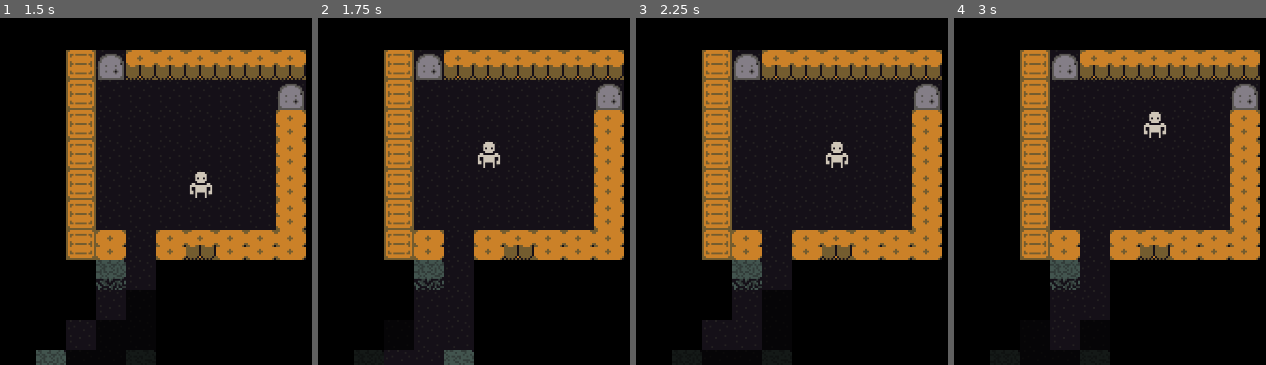
Above: before the commit, frames 1-4 (left to right).
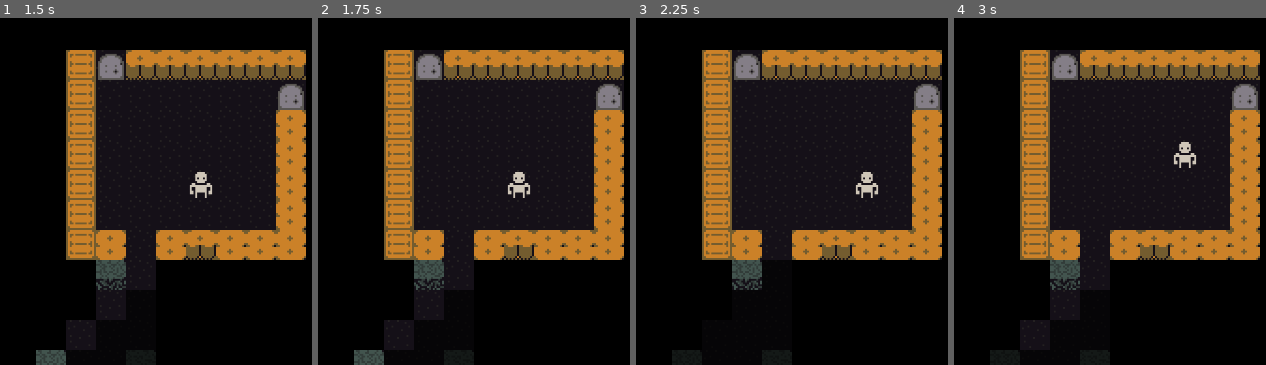
Above: after the commit, the same moments.

Repository: maxwell-github78/godot-roguelike
Game: Godot game, scene res://Game/game.tscn
Two runs of this game, one before a commit and one after it. Both use one fixed random seed, a clock stepped at 60 frames per second and the inputs below.
Inputs (mouse positions are in pixels of both pictures, inside the frame that each line leads up to):
- Up to frame 1 (1.5 s): tap Enter (ui_accept) at 0.5, 0.77, 0.8, 1.07, 1.25, 1.35 s; move the mouse to (outside the picture) at 0.52 s; hold Right (ui_right) 0.53-1.28 s; click (outside the picture) at 0.6 s; move the mouse to (outside the picture) at 1.27 s; hold Down (ui_down) from 1.28 s (still down)
- Up to frame 2 (1.75 s): keep holding Down (ui_down); tap Enter (ui_accept) at 1.52 s; click (outside the picture) at 1.55 s
- Up to frame 3 (2.25 s): tap Enter (ui_accept) at 1.82, 2 s; move the mouse to (873, 42) at 2.02 s; release Down (ui_down) at 2.03 s; hold Right (ui_right) from 2.03 s (still down); click (873, 42) at 2.1 s
- Up to frame 4 (3 s): tap Enter (ui_accept) at 2.3, 2.75 s; move the mouse to (1069, 229) at 2.77 s; release Right (ui_right) at 2.78 s; hold Up (ui_up) from 2.78 s (still down); click (1069, 229) at 2.85 s

Frame 1 is identical in both runs. In frame 2, 1.5% of the frame differs, in the area x 11-68%, y 35-100%; in frame 3, 0.7%; in frame 4, 0.6%.
Error before the commit: Out of bounds get index '1' (on base: 'PackedVector2Array') (res://Game/input_handler.gd:40)

Commit message:
Added a base EventAnimation class

Diff:
--- /dev/null
+++ b/Game/Event Animations/event_animation.gd
@@ -0,0 +1,37 @@
+class_name EventAnimation
+extends Object
+
+var game: Game
+var grid_position: Vector2i
+var target: Entity
+var interrupt: bool
+var tween: Tween
+var tiles: MapData
+var image: Sprite2D
+
+
+func _init(in_game: Game, in_tween: Tween, entity: Entity, position: Vector2i, interruption: bool):
+	game = in_game
+	grid_position = position
+	target = entity
+	interrupt = interruption
+	tween = in_tween
+	tiles = game.get_map_data()
+
+	if interrupt:
+		tween.finished.connect(_tween_finished)
+		_tween_started()
+
+func play():
+	tween.play()
+
+func end():
+	tween.kill()
+	if interrupt:
+		_tween_finished()
+
+func _tween_finished():
+	game.interruptions -= 1
+
+func _tween_started():
+	game.interruptions += 1
--- a/Game/movement_animation.gd
+++ b/Game/Event Animations/movement_animation.gd
@@ -1,31 +1,16 @@
 class_name MovementAnimation
-extends Object
+extends EventAnimation
 
-var game: Game
+
 var start_grid_position: Vector2i
 var end_grid_position: Vector2i
-var target: Entity
-var interrupt: bool
 var make_afterimage: bool
-var tween: Tween
-var tiles: MapData
-var image: Sprite2D
-
 
 func _init(in_game: Game, in_tween: Tween, entity: Entity, start: Vector2i, destination: Vector2i, interruption: bool, afterimage: bool):
-	game = in_game
-	start_grid_position = start
+	super(in_game, in_tween, entity, start, interruption)
+	start_grid_position = grid_position
 	end_grid_position = destination
-	target = entity
-	interrupt = interruption
 	make_afterimage = afterimage
-	tween = in_tween
-	tiles = game.get_map_data()
-	entity.add_animation(self)
-
-	if interrupt:
-		tween.finished.connect(_tween_finished)
-		_tween_started()
 
 func draw_afterimage():
 	if tiles.get_tile(start_grid_position).is_in_view or tiles.get_tile(end_grid_position).is_in_view:
@@ -43,13 +28,8 @@
 func kill_afterimage():
 	image.queue_free()
 
-func end():
-	tween.kill()
-	if interrupt:
-		_tween_finished()
-
 func play():
-	tween.play()
+	super()
 	visibility()
 
 func visibility():
@@ -57,9 +37,3 @@
 		target.visible = true
 	else:
 		target.visible = false
-
-func _tween_finished():
-	game.interruptions -= 1
-
-func _tween_started():
-	game.interruptions += 1
--- /dev/null
+++ b/Game/Event Animations/tile_animation.gd
@@ -0,0 +1,5 @@
+class_name TileAnimation
+extends EventAnimation
+
+func _init(in_game: Game, in_tween: Tween, entity: Entity, position: Vector2i, interruption: bool):
+	super(in_game, in_tween, entity, position, interruption)
--- a/Game/game.tscn
+++ b/Game/game.tscn
@@ -59,7 +59,6 @@
 
 [node name="Debug" type="Node" parent="." unique_id=726445166]
 script = ExtResource("7_oomkl")
-default_all_lit = true
 
 [connection signal="new_entity" from="Map/Entities" to="." method="_on_entities_new_entity"]
 [connection signal="removed_entity" from="Map/Entities" to="." method="_on_entities_removed_entity"]
--- a/Game/input_handler.gd
+++ b/Game/input_handler.gd
@@ -31,15 +31,16 @@
 		var map_data: MapData = game.get_map_data()
 		var target: Vector2i = Grid.world_to_grid(input_position)
 		var current = game.player_controlled_entity.grid_position
-
-		var delta: Vector2i = target - current
-		if delta in input_directions.values():
-			action = BumpAction.new(delta.x, delta.y)
-		else:
-			var path := map_data.pathfinder.get_point_path(current, target)
-			var next = Vector2i(path[1])
-			var offset = next - current
-			action = BumpAction.new(offset.x, offset.y)
+		if map_data.get_tile(target).is_explored:
+			var delta: Vector2i = target - current
+			if delta in input_directions.values():
+				action = BumpAction.new(delta.x, delta.y)
+			else:
+				var path := map_data.pathfinder.get_point_path(current, target)
+				if path.size() > 1:
+					var next = Vector2i(path[1])
+					var offset = next - current
+					action = BumpAction.new(offset.x, offset.y)
 
 
 	elif Input.is_action_just_pressed("ui_cancel"):
--- /dev/null
+++ b/Test/disintegrate.gd
@@ -0,0 +1,24 @@
+extends Sprite2D
+
+var time: float = 0.0
+const duration: float = 2.0
+var disintegrating: bool = false
+var tween: Tween
+
+
+# Called every frame. 'delta' is the elapsed time since the previous frame.
+func _process(_delta: float) -> void:
+	material.set_shader_parameter("our_texture", texture)
+	if Input.is_action_just_pressed("ui_accept"):
+		if tween:
+			tween.kill()
+		tween = create_tween()
+		if disintegrating:
+			tween.tween_method(change_disintegrate, time, 0.0, duration).set_ease(Tween.EASE_IN)
+		else:
+			tween.tween_method(change_disintegrate, time, 1.0, duration).set_ease(Tween.EASE_IN)
+		disintegrating = not disintegrating
+
+func change_disintegrate(value: float) -> void:
+	time = value
+	material.set_shader_parameter("time", time)
--- /dev/null
+++ b/Test/disintegrate_shader.gdshader
@@ -0,0 +1,26 @@
+shader_type canvas_item;
+
+uniform sampler2D our_texture;
+uniform sampler2D noise_texture;
+uniform float time = 0;
+const vec4 transparent = vec4(0, 0, 0, 0);
+
+float intensity(vec4 colour) { return (colour.r + colour.b + colour.g) / 3.0; }
+
+void fragment() {
+	float noise = intensity(texture(noise_texture, UV));
+	vec4 texture_colour = texture(our_texture, UV);
+	vec4 out_colour;
+	if (noise < time) {
+		out_colour = transparent;
+	}
+	else {
+		out_colour = texture_colour;
+	}
+	COLOR = out_colour;//texture(noise_texture, grid_uv);
+}
+
+//void light() {
+//	// Called for every pixel for every light affecting the CanvasItem.
+//	// Uncomment to replace the default light processing function with this one.
+//}
--- /dev/null
+++ b/Test/test.tscn
@@ -0,0 +1,30 @@
+[gd_scene format=3 uid="uid://6lbwifwnhs1y"]
+
+[ext_resource type="Shader" uid="uid://duv8ic300skin" path="res://Test/disintegrate_shader.gdshader" id="1_jda1s"]
+[ext_resource type="Texture2D" uid="uid://cndehvpil7l60" path="res://assets/textures/colored-transparent_packed.png" id="2_jda1s"]
+[ext_resource type="Script" uid="uid://bq2y0b7rwxtei" path="res://Test/disintegrate.gd" id="3_su4bj"]
+
+[sub_resource type="FastNoiseLite" id="FastNoiseLite_jda1s"]
+frequency = 0.1284
+
+[sub_resource type="NoiseTexture2D" id="NoiseTexture2D_1ihti"]
+noise = SubResource("FastNoiseLite_jda1s")
+
+[sub_resource type="ShaderMaterial" id="ShaderMaterial_6uqi0"]
+shader = ExtResource("1_jda1s")
+shader_parameter/noise_texture = SubResource("NoiseTexture2D_1ihti")
+shader_parameter/time = 0.0
+
+[sub_resource type="AtlasTexture" id="AtlasTexture_jda1s"]
+atlas = ExtResource("2_jda1s")
+region = Rect2(384, 144, 16, 16)
+
+[node name="Test" type="Node2D" unique_id=141219580]
+
+[node name="TestSprite" type="Sprite2D" parent="." unique_id=719972895]
+material = SubResource("ShaderMaterial_6uqi0")
+position = Vector2(413, 148)
+texture = SubResource("AtlasTexture_jda1s")
+script = ExtResource("3_su4bj")
+
+[node name="Camera2D" type="Camera2D" parent="TestSprite" unique_id=1266077695]
--- a/assets/definitions/actors/imp.tres
+++ b/assets/definitions/actors/imp.tres
@@ -13,7 +13,6 @@
 texture = SubResource("AtlasTexture_e7kyi")
 speed = 75
 max_hp = 30
-damage = 5
 team = "monster"
 enemy_teams = Array[String](["player"])
 ai_type = 1
--- a/assets/definitions/actors/player.tres
+++ b/assets/definitions/actors/player.tres
@@ -11,7 +11,7 @@
 script = ExtResource("1_rfcna")
 name = "Player"
 texture = SubResource("AtlasTexture_8yuns")
-max_hp = 300
+max_hp = 10000
 team = "player"
 enemy_teams = Array[String](["monster"])
 is_player_controlled = true
--- a/project.godot
+++ b/project.godot
@@ -13,7 +13,7 @@
 config/name="roguelike"
 run/main_scene="uid://du7caag85bk8t"
 config/features=PackedStringArray("4.6", "GL Compatibility")
-config/icon="res://icon.svg"
+config/icon="res://Test/icon.svg"
 
 [autoload]
 
Not shown, added: Game/Event Animations/event_animation.gd.uid
Renamed: Game/movement_animation.gd.uid -> Game/Event Animations/movement_animation.gd.uid
Not shown, added: Game/Event Animations/tile_animation.gd.uid
Not shown, added: Test/disintegrate.gd.uid
Not shown, added: Test/disintegrate_shader.gdshader.uid
Renamed: icon.svg -> Test/icon.svg
Not shown, changed: Test/icon.svg.import
